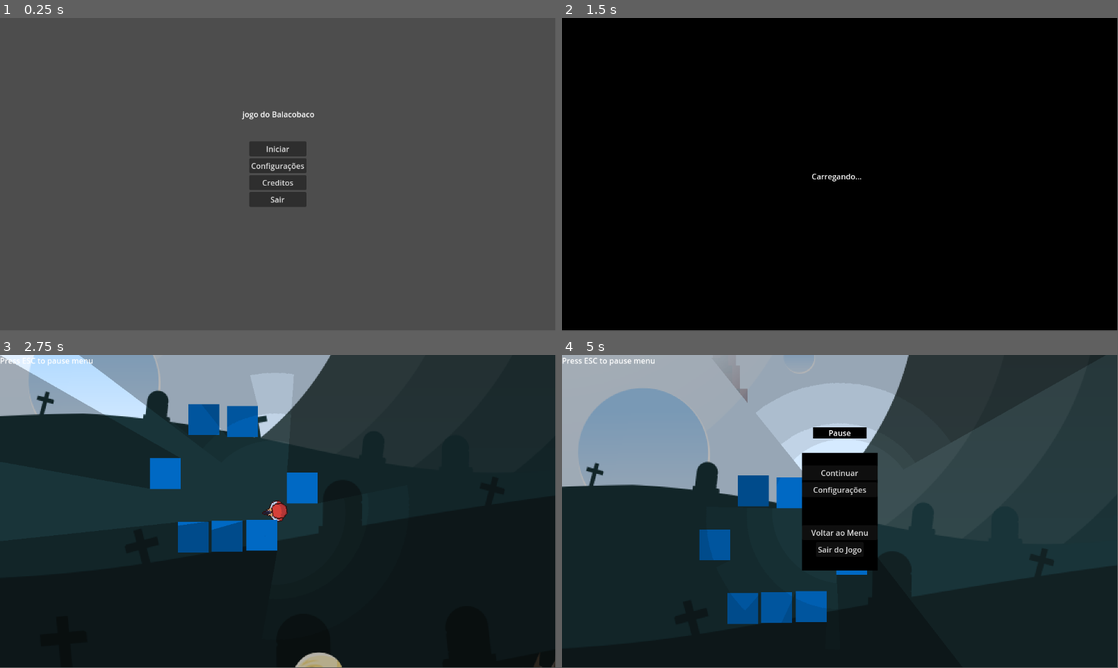
Above: before the commit, frames 1-4 (two rows, left to right).
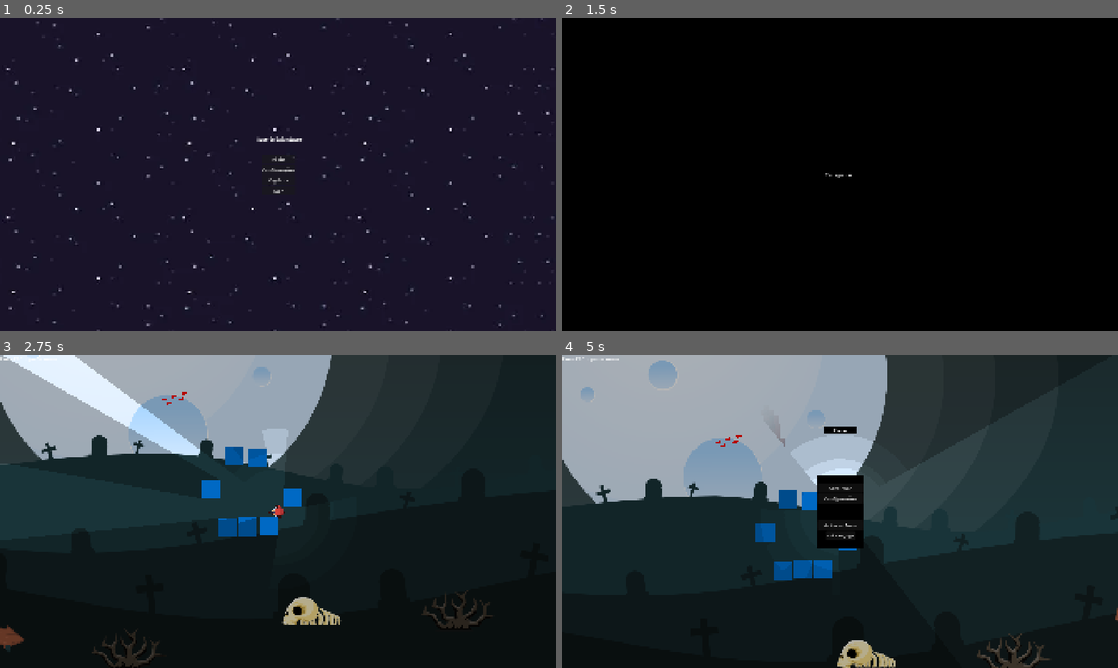
Above: after the commit, the same moments.

Repository: gsmereka/42-Game-Jam
Game: Godot game, scene res://Scenes/UI/Menu/menu.tscn
Two runs of this game, one before a commit and one after it. Both use one fixed random seed, a clock stepped at 60 frames per second and the inputs below.
Inputs (mouse positions are in pixels of both pictures, inside the frame that each line leads up to):
- Up to frame 1 (0.25 s): no input
- Up to frame 2 (1.5 s): click "Iniciar" at 0.5 s; tap Enter at 1.25 s; move the mouse to (962, 158) at 1.27 s; hold Right (ui_right) from 1.28 s (still down)
- Up to frame 3 (2.75 s): move the mouse to (166, 527) at 2.02 s; release Right (ui_right) at 2.03 s; hold Down (ui_down) from 2.03 s (still down)
- Up to frame 4 (5 s): tap Space at 2.75 s; move the mouse to (895, 442) at 2.77 s; release Down (ui_down) at 2.78 s; hold Right (ui_right) 2.78-3.53 s; move the mouse to (812, 574) at 3.52 s; hold Up (ui_up) 3.53-4.28 s; move the mouse to (1006, 558) at 4.27 s; hold Left (ui_left) from 4.28 s (still down); tap Escape (Esc) at 4.9 s
In our replay, the window is 799x449 before the commit and 800x450 after it. These sizes can differ from the game's own. Grey fills any space a smaller window leaves; there, only what the larger window draws over its background counts as a difference.

The runs differ from the first frame. In frame 1, 99% of the frame differs, in the area x 0-100%, y 0-100%; in frame 2, 0.1%; in frame 3, 17%; in frame 4, 21%.

Commit message:
update menu

Diff:
--- a/Scenes/Game/Placeholder/Placeholder.tscn
+++ b/Scenes/Game/Placeholder/Placeholder.tscn
@@ -9,6 +9,7 @@
 [ext_resource type="PackedScene" uid="uid://bffcrsi3nfqqb" path="res://Scenes/Game/characters/Player/player.tscn" id="8_2pcka"]
 [ext_resource type="PackedScene" uid="uid://bqj85e0r6dsgb" path="res://Scenes/Game/objects/wall.tscn" id="8_5gvfw"]
 [ext_resource type="Texture2D" uid="uid://6cdj5gainca4" path="res://Assets/Enemy/enemyGlitch.png" id="9_2pcka"]
+[ext_resource type="Texture2D" uid="uid://chr5jrgv7cr21" path="res://Assets/Objects/pegadas vermelhas.png" id="10_avkug"]
 
 [sub_resource type="CanvasItemMaterial" id="CanvasItemMaterial_5gvfw"]
 
@@ -94,3 +95,8 @@
 texture = ExtResource("9_2pcka")
 hframes = 3
 vframes = 4
+
+[node name="PegadasVermelhas" type="Sprite2D" parent="."]
+position = Vector2(357, 201)
+rotation = 1.30963
+texture = ExtResource("10_avkug")
--- a/Scenes/UI/LoadingScene/LoadingScene.tscn
+++ b/Scenes/UI/LoadingScene/LoadingScene.tscn
@@ -13,9 +13,16 @@
 color = Color(0, 0, 0, 1)
 
 [node name="Label" type="Label" parent="CanvasLayer/ColorRect"]
-layout_mode = 0
-offset_left = 518.0
-offset_top = 317.0
-offset_right = 622.0
-offset_bottom = 340.0
+layout_mode = 1
+anchors_preset = 8
+anchor_left = 0.5
+anchor_top = 0.5
+anchor_right = 0.5
+anchor_bottom = 0.5
+offset_left = -52.0
+offset_top = -11.5
+offset_right = 52.0
+offset_bottom = 11.5
+grow_horizontal = 2
+grow_vertical = 2
 text = "Carregando..."
--- /dev/null
+++ b/Scenes/UI/Menu/MenuBackground.tscn
@@ -0,0 +1,11 @@
+[gd_scene load_steps=2 format=3 uid="uid://i72f1mh03gxx"]
+
+[ext_resource type="Texture2D" uid="uid://cahvtgn37f7nb" path="res://Assets/Utils/space_background.png" id="1_kc1n8"]
+
+[node name="TextureRect" type="TextureRect"]
+anchors_preset = 15
+anchor_right = 1.0
+anchor_bottom = 1.0
+grow_horizontal = 2
+grow_vertical = 2
+texture = ExtResource("1_kc1n8")
--- /dev/null
+++ b/Scenes/UI/Menu/background.gd
@@ -0,0 +1,34 @@
+extends Control
+
+# Variáveis de configuração
+var texture_rect_scene : PackedScene  # A cena do TextureRect que será clonada
+var speed : float = 200  # Velocidade do movimento
+var num_items : int = 3  # Número de itens no carrossel
+var spacing : float = 300  # Espaçamento entre os itens
+
+# Armazena os TextureRects
+var textures : Array = []
+
+func _ready():
+	# Carregar a cena do TextureRect
+	texture_rect_scene = preload("res://Scenes/UI/Menu/MenuBackground.tscn")
+
+	# Criar e posicionar os TextureRects
+	for i in range(num_items):
+		var texture_rect = texture_rect_scene.instantiate()
+		texture_rect.position = Vector2(i * spacing, 0)
+		add_child(texture_rect)
+		textures.append(texture_rect)
+
+func _process(delta):
+	# Mover os itens para a esquerda
+	for texture_rect in textures:
+		texture_rect.position.x -= speed * delta
+
+	# Verificar se algum item saiu da tela à esquerda
+	for texture_rect in textures:
+		if texture_rect.position.x < -texture_rect.size.x:
+			# Reposiciona o item para o final
+			texture_rect.position.x = textures[-1].position.x + spacing
+			# Move o item para o final da lista para manter a ordem
+			textures.append(textures.pop_front())
--- /dev/null
+++ b/Scenes/UI/Menu/carousel_menu.gd
@@ -0,0 +1,21 @@
+extends Control
+
+var vetor: Array
+func _ready() -> void:
+	vetor.append(get_children())
+
+@onready var current_node = $TextureRect
+@onready var next_node = $TextureRect2
+@onready var prev_node = $TextureRect3
+
+func _process(delta: float) -> void:
+	position.x -= 300 * delta
+	var temp_node
+	if current_node.global_position.x < 0:
+		prev_node.global_position.x = next_node.global_position.x + 1920
+		temp_node = prev_node
+		prev_node = current_node
+		current_node = next_node
+		next_node = temp_node
+
+	pass
--- a/Scenes/UI/Menu/menu.tscn
+++ b/Scenes/UI/Menu/menu.tscn
@@ -1,9 +1,17 @@
-[gd_scene load_steps=3 format=3 uid="uid://dl6nhc1603s8e"]
+[gd_scene load_steps=8 format=3 uid="uid://dl6nhc1603s8e"]
 
 [ext_resource type="Script" uid="uid://bchvnm11rvshb" path="res://Scenes/UI/Menu/menu.gd" id="1_vf0ft"]
+[ext_resource type="Script" uid="uid://b2tduj6h2x20s" path="res://Scenes/UI/Menu/carousel_menu.gd" id="2_5cpsf"]
+[ext_resource type="Script" uid="uid://t77mof4ptylg" path="res://Scenes/UI/Menu/background.gd" id="2_7utnp"]
+[ext_resource type="FontFile" uid="uid://ogggsxi21ib1" path="res://Assets/Fonts/karma_2/Karma Future.otf" id="2_fvii0"]
 [ext_resource type="AudioStream" uid="uid://cxwuslxnx65cg" path="res://Assets/Music/Scott Joplin   The Easy Winners A Ragtime Two Step (1901.mp3" id="2_s3jnw"]
+[ext_resource type="PackedScene" uid="uid://i72f1mh03gxx" path="res://Scenes/UI/Menu/MenuBackground.tscn" id="3_7utnp"]
+
+[sub_resource type="Theme" id="Theme_dvr5j"]
+default_font = ExtResource("2_fvii0")
 
 [node name="Menu" type="Control"]
+texture_filter = 1
 layout_mode = 3
 anchors_preset = 15
 anchor_right = 1.0
@@ -11,6 +19,42 @@
 grow_horizontal = 2
 grow_vertical = 2
 script = ExtResource("1_vf0ft")
+
+[node name="CarouselMenu" type="Control" parent="."]
+layout_mode = 1
+anchors_preset = 15
+anchor_right = 1.0
+anchor_bottom = 1.0
+grow_horizontal = 2
+grow_vertical = 2
+script = ExtResource("2_5cpsf")
+
+[node name="TextureRect" parent="CarouselMenu" instance=ExtResource("3_7utnp")]
+layout_mode = 1
+
+[node name="TextureRect2" parent="CarouselMenu" instance=ExtResource("3_7utnp")]
+layout_mode = 1
+offset_left = 1920.0
+offset_right = 1920.0
+
+[node name="TextureRect3" parent="CarouselMenu" instance=ExtResource("3_7utnp")]
+layout_mode = 1
+offset_left = -1920.0
+offset_right = -1920.0
+
+[node name="Background" type="Control" parent="."]
+visible = false
+layout_mode = 1
+anchors_preset = 15
+anchor_right = 1.0
+anchor_bottom = 1.0
+grow_horizontal = 2
+grow_vertical = 2
+script = ExtResource("2_7utnp")
+
+[node name="TextureRect2" parent="Background" instance=ExtResource("3_7utnp")]
+layout_mode = 0
+anchors_preset = 0
 
 [node name="Label" type="Label" parent="."]
 layout_mode = 1
@@ -25,6 +69,7 @@
 offset_bottom = -113.0
 grow_horizontal = 2
 grow_vertical = 2
+theme = SubResource("Theme_dvr5j")
 text = "jogo do Balacobaco"
 
 [node name="VBoxContainer" type="VBoxContainer" parent="."]
@@ -62,6 +107,8 @@
 stream = ExtResource("2_s3jnw")
 autoplay = true
 
+[node name="AnimationPlayer" type="AnimationPlayer" parent="."]
+
 [connection signal="pressed" from="VBoxContainer/Start" to="." method="_on_start_pressed"]
 [connection signal="pressed" from="VBoxContainer/Config" to="." method="_on_config_pressed"]
 [connection signal="pressed" from="VBoxContainer/Credits" to="." method="_on_credits_pressed"]
--- a/project.godot
+++ b/project.godot
@@ -13,6 +13,7 @@
 config/name="42-Game-Jam"
 run/main_scene="uid://dl6nhc1603s8e"
 config/features=PackedStringArray("4.4", "GL Compatibility")
+run/max_fps=60
 config/icon="res://icon.svg"
 
 [audio]
@@ -22,6 +23,14 @@
 [autoload]
 
 SceneLoader="*res://Singletons/scene_loader.gd"
+
+[display]
+
+window/size/viewport_width=1920
+window/size/viewport_height=1080
+window/size/window_width_override=1152
+window/size/window_height_override=648
+window/stretch/mode="canvas_items"
 
 [input]
 
Binary file added: Assets/Objects/pegadas amarelas.png
Not shown, added: Assets/Objects/pegadas amarelas.png.import
Binary file added: Assets/Objects/pegadas azuis.png
Not shown, added: Assets/Objects/pegadas azuis.png.import
Binary file added: Assets/Objects/pegadas vermelhas.png
Not shown, added: Assets/Objects/pegadas vermelhas.png.import
Binary file added: Assets/Utils/space_background.png
Not shown, added: Assets/Utils/space_background.png.import
Not shown: 1 places in Scenes/Game/Placeholder/Placeholder.tscn that only renumber resources
Not shown, added: Scenes/UI/Menu/background.gd.uid
Not shown, added: Scenes/UI/Menu/carousel_menu.gd.uid
Not shown, added: export_presets.cfg
